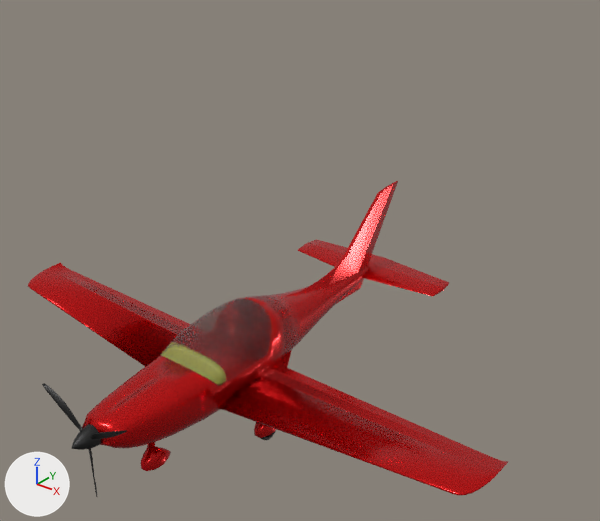
The Blender file Models/Developement/rev1.0f.blend as it was, and as the next commit left it.
One viewpoint serves both versions: a 50 mm camera at (7.39, -7.93, 6.59) aimed at (0.53, 0.64, 1.28). The axes (+X, +Y, +Z) are drawn at lower left. The lights are the same throughout.

The first picture shows 'Canopy', 'Fuselage', 'HTail', 'MainGear', 'NoseGear', 'Propeller', 'Spinner', 'VTail', 'VentrarFin', 'Wing'.
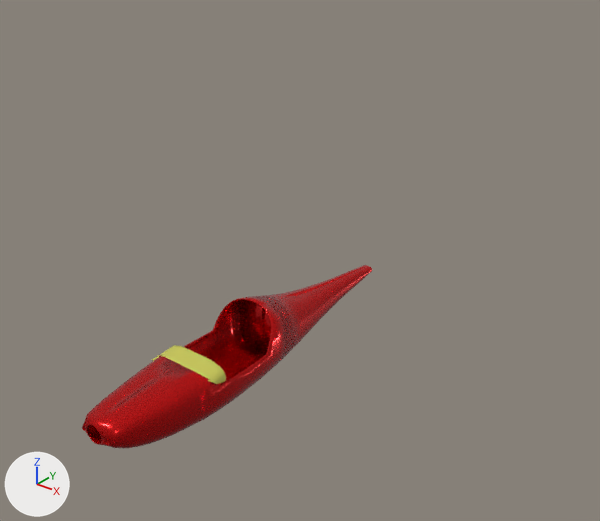
The change, as JSON lines over the scene's bpy script:
```json
{"block": "me_plane", "where": "# used by ob_dashboard; location = (0.0, -1.18, 0.14); rotation_euler = (1.571, 0.0, 0.0), in degrees (90, 0, 0); scale = (0.572, 0.572, 0.572)"}
{"op": "remove", "block": "me_plane", "code": "me_plane.from_pydata(...)  # 924 vertices, 740 faces; spans x -0.96..4.87, y -1.02..7.52, z -9.24..0.33"}
{"op": "add", "block": "me_plane", "code": "me_plane.from_pydata(...)  # 435 vertices, 249 faces; spans x -0.96..4.87, y -0.42..7.52, z -9.24..0.49"}
{"block": "me_plane", "change": "me_plane part 1: 552 vertices removed from x -0.96..0.96, y -0.43..0.24, z -0.09..0.33; 64 vertices added at x -0.96..0.95, y -0.13..0.18, z -0.01..0.49"}
{"op": "add", "block": "ob_spinner", "code": "ob_spinner.hide_set(True)"}
{"op": "add", "block": "ob_maingear", "code": "ob_maingear.hide_set(True)"}
{"op": "add", "block": "ob_nosegear", "code": "ob_nosegear.hide_set(True)"}
{"op": "add", "block": "ob_propeller", "code": "ob_propeller.hide_set(True)"}
{"op": "add", "block": "ob_htail", "code": "ob_htail.hide_set(True)"}
{"op": "add", "block": "ob_ventrarfin", "code": "ob_ventrarfin.hide_set(True)"}
{"op": "add", "block": "ob_canopy", "code": "ob_canopy.hide_set(True)"}
{"op": "add", "block": "ob_vtail", "code": "ob_vtail.hide_set(True)"}
{"op": "add", "block": "ob_wing", "code": "ob_wing.hide_set(True)"}
```

Where the change shows, as pixel boxes (x1, y1, x2, y2) in the pictures (600 x 521 px):
```json
{"object": "Wing", "change": "hidden", "before": [28, 263, 509, 495], "on screen": "red"}
{"object": "Canopy", "change": "hidden", "before": [160, 298, 272, 386]}
{"object": "HTail", "change": "hidden", "before": [298, 239, 449, 296], "on screen": "red"}
{"object": "VTail", "change": "hidden", "before": [297, 181, 398, 294]}
{"object": "Propeller", "change": "hidden", "before": [42, 383, 127, 497], "on screen": "black"}
{"object": "NoseGear", "change": "hidden", "before": [141, 442, 171, 471], "on screen": "red"}
{"object": "Spinner", "change": "hidden", "before": [72, 424, 101, 450], "on screen": "black"}
{"object": "MainGear", "change": "hidden", "before": [254, 422, 276, 440]}
{"object": "VentrarFin", "change": "hidden", "before": [336, 279, 364, 304]}
{"part": 1, "of": "me_plane", "change": "cut back", "after": [152, 347, 224, 384], "on screen": "yellow"}
```
